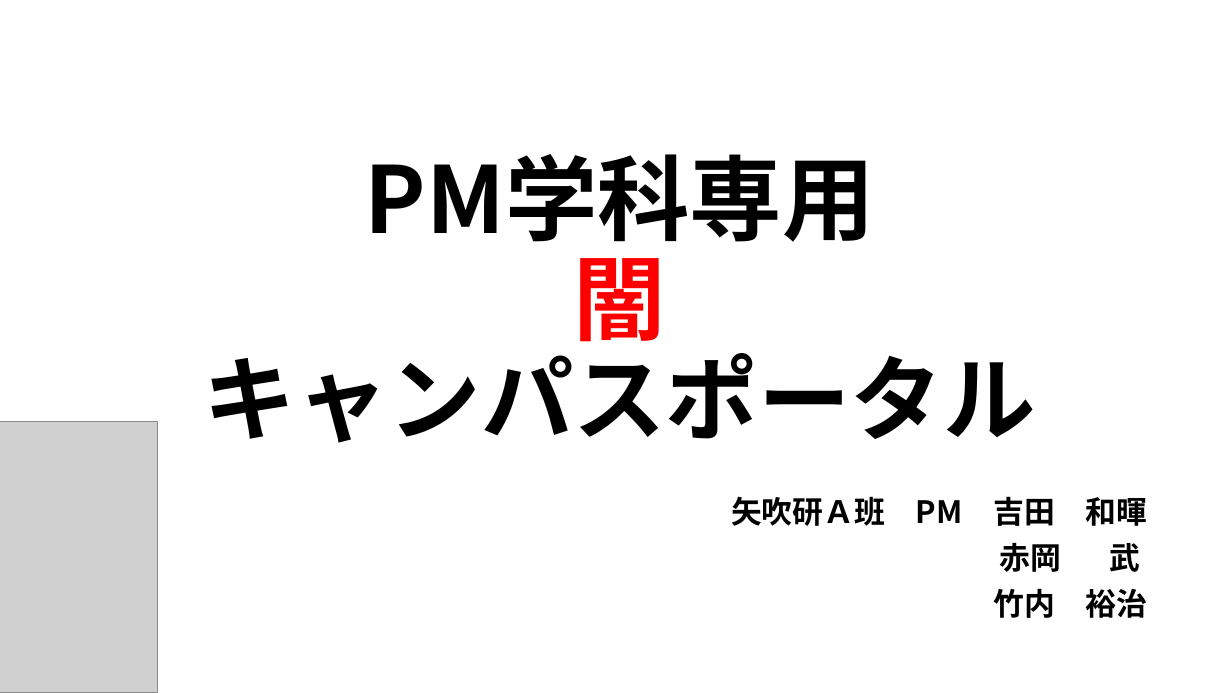
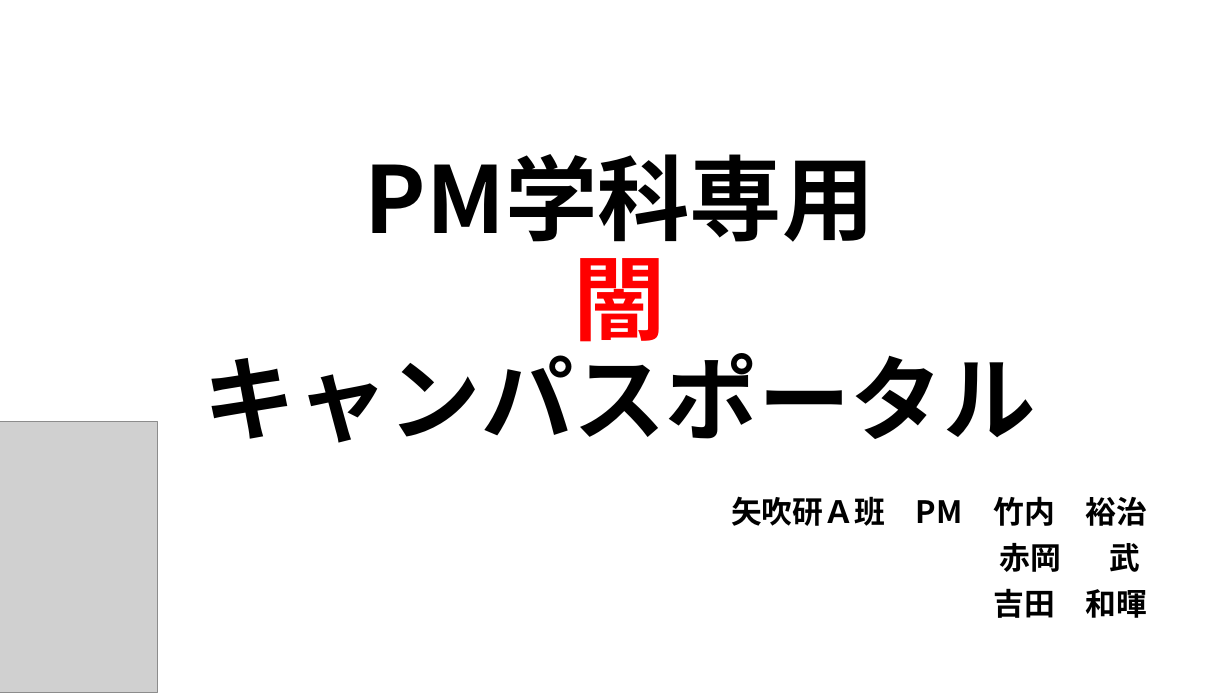
Before and after one commit to kazukiyoshida96/PM-, a slide deck: slide 1 of ＰＭ学科専用2.pptx. Drawn at 1232x693 pixels with LibreOffice and Linux fonts; fonts in the diff are those of the drawing; grey boxes stand for pictures. Boxes give left, top, right and bottom in pixels: in the first picture for what was removed or moved away, otherwise in the second. Text is boxed around its words. In the diff, an @@ line names an element or a change of style, - is before the commit and + after.

```diff
--- a/ＰＭ学科専用2.pptx
+++ b/ＰＭ学科専用2.pptx
@@ subtitle at (x1=731, y1=496, x2=1148, y2=526): text changed @@
-矢吹研Ａ班 PM 吉田 和暉
+矢吹研Ａ班 PM 竹内 裕治
@@ subtitle at (x1=994, y1=588, x2=1148, y2=618): text changed @@
-竹内 裕治
+吉田 和暉
```
Also in this commit, not shown: 1 other slide changed, 22 other files.
